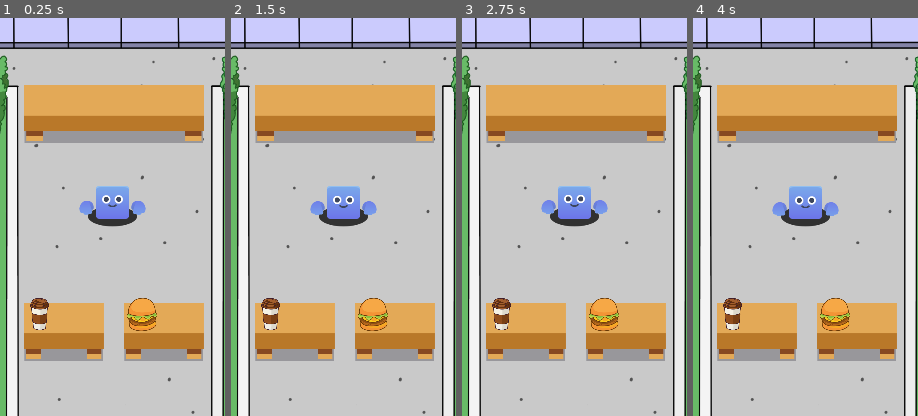
Above: before the commit, frames 1-4 (left to right).
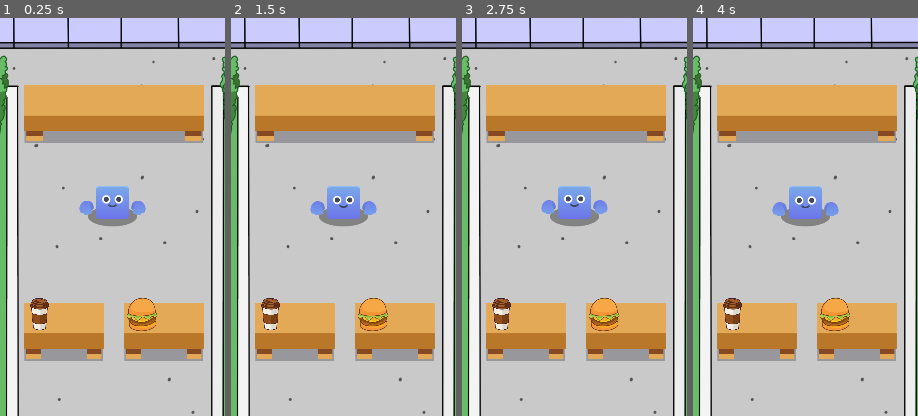
Above: after the commit, the same moments.

Repository: Khubayan/IdleFoodClone
Game: Godot game, scene res://Scenes/Game/game.tscn
Two runs of this game, one before a commit and one after it. Both use one fixed random seed, a clock stepped at 60 frames per second and the inputs below.
Inputs:
- Up to frame 1 (0.25 s): no input
- Up to frame 2 (1.5 s): tap Enter at 0.5 s; tap Space at 1.25 s
- Up to frame 3 (2.75 s): no input
- Up to frame 4 (4 s): no input
The pictures show only the part of the screen within x 24-74%, y 32-82%; the shares and areas given below are measured in that part.

The runs differ from the first frame. In frame 1, 0.4% of the frame differs, in the area x 39-61%, y 47-53%; in frame 2, 0.4%; in frame 3, 0.4%; in frame 4, 0.4%.

Commit message:
Instantiate Customer

Diff:
--- a/Scenes/Cashier/cashier.tscn
+++ b/Scenes/Cashier/cashier.tscn
@@ -142,6 +142,7 @@
 [node name="Visuals" type="Node2D" parent="."]
 
 [node name="Shadow" type="Sprite2D" parent="Visuals"]
+modulate = Color(1, 1, 1, 0.470588)
 position = Vector2(0, 34)
 texture = ExtResource("2_52d8b")
 
--- a/Scenes/Game/game.tscn
+++ b/Scenes/Game/game.tscn
@@ -6,6 +6,14 @@
 [ext_resource type="Texture2D" uid="uid://ebghh2smc3bw" path="res://Idle Assets/Sprites/UI/Coffee.png" id="4_knuka"]
 [ext_resource type="Texture2D" uid="uid://b57t06keioc6l" path="res://Idle Assets/Sprites/UI/Burger.png" id="5_t00wc"]
 [ext_resource type="PackedScene" uid="uid://x5uk8rmn6ymp" path="res://Scenes/Cashier/cashier.tscn" id="6_w8pn2"]
+[ext_resource type="Script" path="res://Scripts/Managers/customer_manager.gd" id="7_i3dc2"]
+[ext_resource type="Script" path="res://Data/customerData.gd" id="8_8wcxh"]
+[ext_resource type="Resource" uid="uid://c4020vwassd4w" path="res://Data/customer_green.tres" id="9_wpo4j"]
+[ext_resource type="Resource" uid="uid://cpj1engjpaiap" path="res://Data/customer_pink.tres" id="10_dx4yf"]
+[ext_resource type="Resource" uid="uid://bd6ht01jpuite" path="res://Data/customer_purple.tres" id="11_ue8fo"]
+[ext_resource type="Resource" uid="uid://djq26cg6r7hg5" path="res://Data/customer_red.tres" id="12_nh4tr"]
+[ext_resource type="Resource" uid="uid://njakp3dd3wgf" path="res://Data/customer_yellow.tres" id="13_lrvqn"]
+[ext_resource type="PackedScene" uid="uid://colf21unwtiiy" path="res://Scenes/Customer/customer.tscn" id="14_l270h"]
 
 [node name="Game" type="Node2D"]
 
@@ -40,3 +48,21 @@
 
 [node name="Cashier" parent="." instance=ExtResource("6_w8pn2")]
 position = Vector2(534, 1071)
+
+[node name="CustomerManager" type="Node" parent="." node_paths=PackedStringArray("spawn_positions")]
+script = ExtResource("7_i3dc2")
+spawn_positions = [NodePath("TopSpawnPos"), NodePath("BottomSpawnPos")]
+customer_sprites = Array[ExtResource("8_8wcxh")]([ExtResource("9_wpo4j"), ExtResource("10_dx4yf"), ExtResource("11_ue8fo"), ExtResource("12_nh4tr"), ExtResource("13_lrvqn")])
+customer_scene = ExtResource("14_l270h")
+
+[node name="SpawnTimer" type="Timer" parent="CustomerManager"]
+wait_time = 4.0
+autostart = true
+
+[node name="TopSpawnPos" type="Marker2D" parent="CustomerManager"]
+position = Vector2(-86, 205)
+
+[node name="BottomSpawnPos" type="Marker2D" parent="CustomerManager"]
+position = Vector2(-86, 650)
+
+[connection signal="timeout" from="CustomerManager/SpawnTimer" to="CustomerManager" method="_on_spawn_timer_timeout"]
--- a/Scripts/Customer/customer.gd
+++ b/Scripts/Customer/customer.gd
@@ -5,6 +5,7 @@
 @onready var face: Sprite2D = %Face
 @onready var hand_left: Sprite2D = %HandLeft
 @onready var hand_right: Sprite2D = %HandRight
+@onready var anim_player: AnimationPlayer = $AnimationPlayer
 
 
 func set_sprites(data: CustomerData) -> void:
@@ -12,3 +13,6 @@
 	face.texture = data.face
 	hand_left.texture = data.hand
 	hand_right.texture = data.hand
+
+func play_move_anim() -> void:
+	anim_player.play("move")
--- /dev/null
+++ b/Scripts/Managers/customer_manager.gd
@@ -0,0 +1,29 @@
+extends Node
+class_name CustomerManager
+
+
+@export var spawn_positions: Array[Marker2D]
+@export var customer_sprites: Array[CustomerData]
+@export var customer_scene: PackedScene
+
+
+
+
+func spawn_customer() -> void:
+	var customer_instance: Customer = customer_scene.instantiate()
+	add_child(customer_instance)
+	#Get random sprites
+	var sprite_data: CustomerData = customer_sprites.pick_random()
+	customer_instance.set_sprites(sprite_data)
+	#Get random spawn position
+	var random_spawn_pos: Marker2D = spawn_positions.pick_random()
+	customer_instance.position = random_spawn_pos.position
+	customer_instance.play_move_anim()
+	#Move customer
+	var tween: Tween = create_tween()
+	tween.tween_property(customer_instance, "position", customer_instance.position + Vector2.RIGHT * 1350, 5.0)
+	tween.finished.connect(func(): customer_instance.queue_free())
+
+
+func _on_spawn_timer_timeout() -> void:
+	spawn_customer()
Not shown: 1 places in Scenes/Game/game.tscn that only renumber resources
